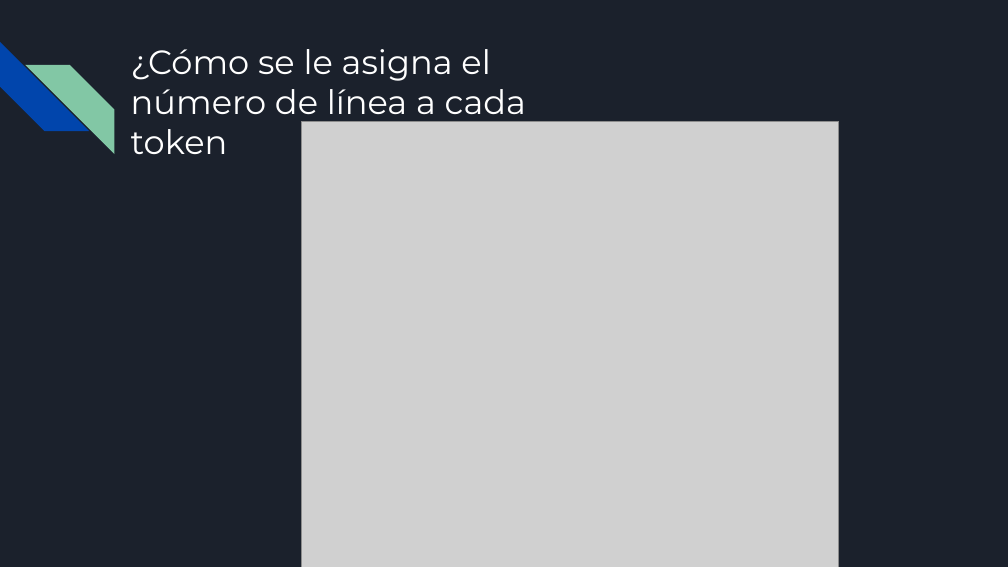
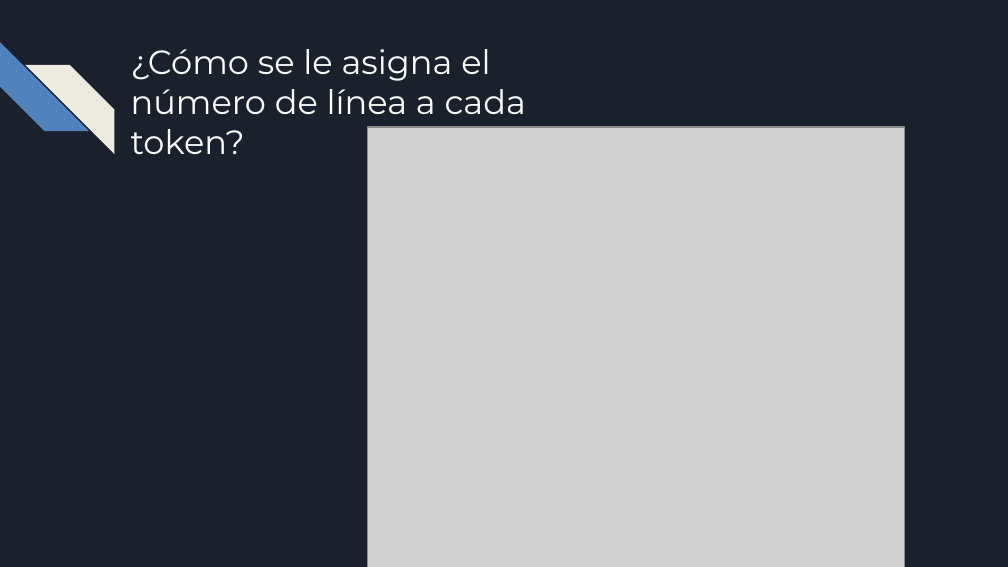
Before and after one commit to hiphoox/compilers, a slide deck: slide 14 of presentacion/Compilador x-Force.pptx. Drawn at 1008x567 pixels with LibreOffice and Linux fonts; fonts in the diff are those of the drawing; grey boxes stand for pictures. Boxes give left, top, right and bottom in pixels: in the first picture for what was removed or moved away, otherwise in the second. Text is boxed around its words. In the diff, an @@ line names an element or a change of style, - is before the commit and + after.

```diff
--- a/presentacion/Compilador x-Force.pptx
+++ b/presentacion/Compilador x-Force.pptx
@@ diag stripe at <box>0,42,89,131</box>: fill #0145AC to #4F81BD @@
@@ text at <box>131,49,526,154</box>: text changed @@
-¿Cómo se le asigna el número de línea a cada
-token
+¿Cómo se le asigna el número de línea a cada
+token?
@@ diag stripe at <box>25,65,114,153</box>: fill #82C7A5 to #EEECE1 @@
@@ picture: place and size @@
-picture at <box>301,121,839,567</box>
+picture at <box>368,127,905,567</box>
```
Also in this commit, not shown: 2 other slides changed, 3 other files.
